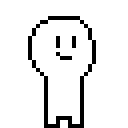
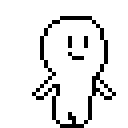
The second 128px x 128px image is a revision of the first. Changes to its layers:
added layer "レイヤー 3" above "レイヤー 2" over (32, 16, 116, 128)
hid "レイヤー 2" over (28, 16, 96, 128)
